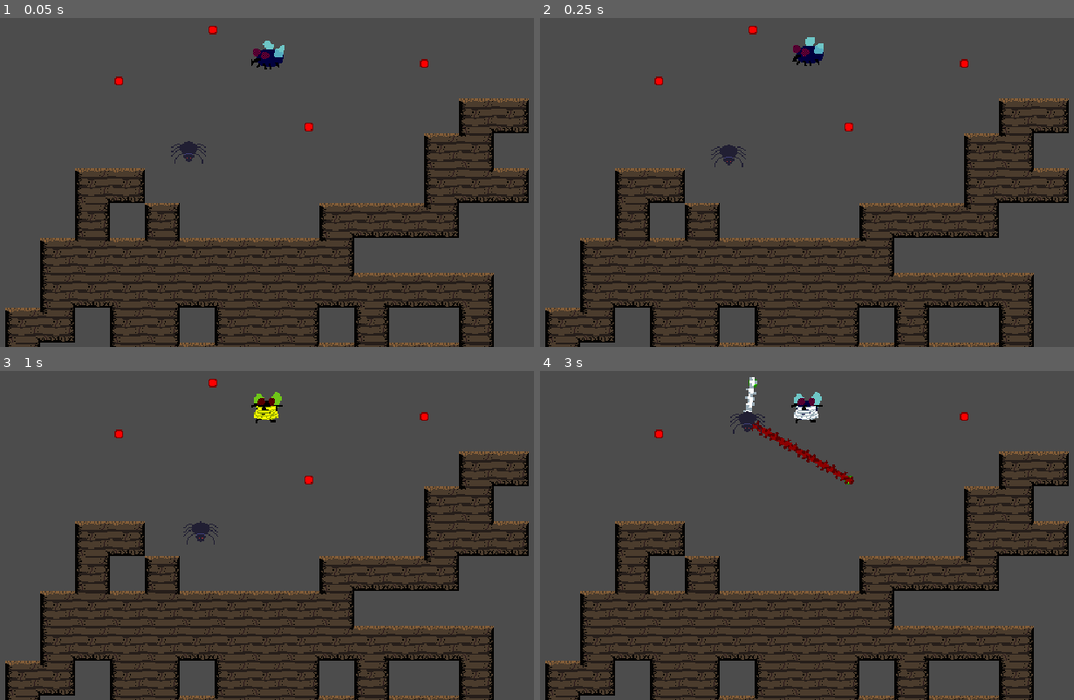
Above: before the commit, frames 1-4 (two rows, left to right).
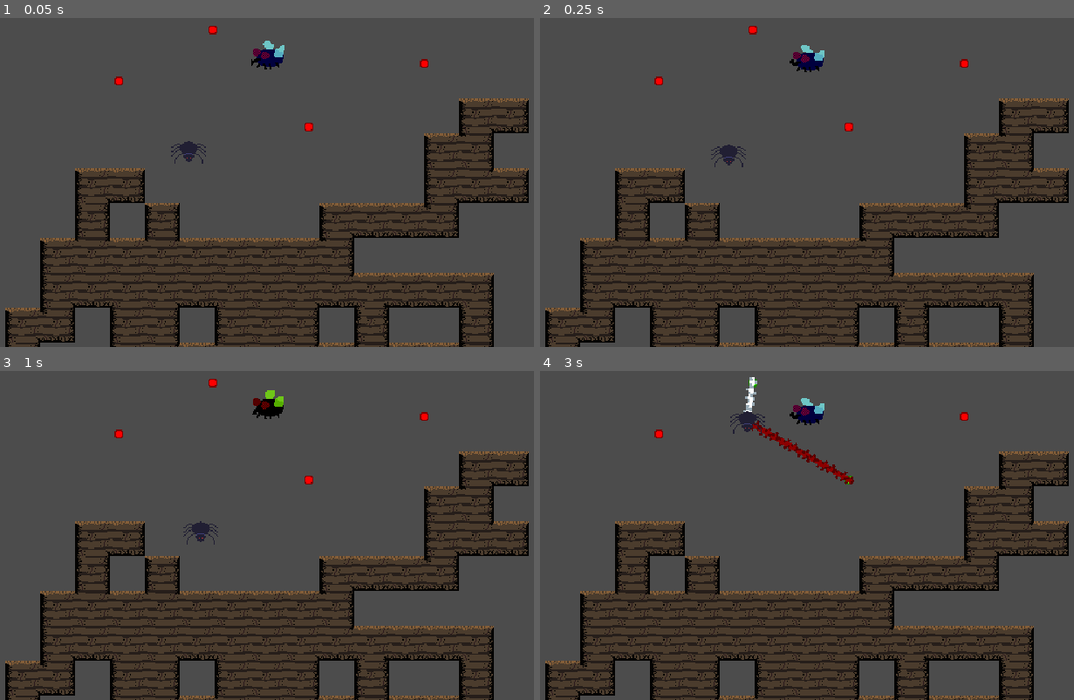
Above: after the commit, the same moments.

Repository: Heckin-Doggo/gmtk-game
Game: Godot game, scene res://levels/TestLevel.tscn
The game is run twice, just before and just after one commit, with the same random seed, the same clock (stepped at 60 frames per second) and the same inputs.
Inputs (mouse positions are in pixels of both pictures, inside the frame that each line leads up to):
- Up to frame 1 (0.05 s): no input
- Up to frame 2 (0.25 s): no input
- Up to frame 3 (1 s): tap Enter (ui_accept) at 0.5, 0.77 s; move the mouse to (267, 407) at 0.52 s; click (267, 407) at 0.67 s
- Up to frame 4 (3 s): move the mouse to (657, 433) at 1.27 s; click (657, 433) at 1.42 s; tap Enter (ui_accept) at 1.52 s; move the mouse to (753, 380) at 2.02 s; click (753, 380) at 2.17 s; move the mouse to (849, 479) at 2.77 s; click (849, 479) at 2.92 s

Frame 1 is identical in both runs. In frame 2, 0.4% of the frame differs, in the area x 46-54%, y 5-17%; in frame 3, 0.4%; in frame 4, 0.5%, in the area x 46-54%, y 6-17%.

Commit message:
animation fixes

Diff:
--- a/game/Fly.gd
+++ b/game/Fly.gd
@@ -21,8 +21,12 @@
 
 
 # Called every frame. 'delta' is the elapsed time since the previous frame.
-#func _process(delta):
-#	pass
+func _process(delta):
+	# animation handler
+	if connected_hook:
+		$AnimatedSprite.animation = "trapped"
+	else:
+		$AnimatedSprite.animation = "default"
 
 func _physics_process(delta):
 	var base_vector = Vector2(0,-weight*10)  # keeps the fly in the air.
@@ -64,9 +68,3 @@
 	elif event is InputEventMouseButton and event.pressed and event.button_index == BUTTON_LEFT and connected_hook:
 		get_parent().delete_hook(connected_hook.get_index())
 		connected_hook = null
-
-	# animation handler
-	if connected_hook:
-		$AnimatedSprite.animation = "trapped"
-	else:
-		$AnimatedSprite.animation = "default"
--- a/game/Fly.tscn
+++ b/game/Fly.tscn
@@ -49,7 +49,7 @@
 
 [node name="AnimatedSprite" type="AnimatedSprite" parent="."]
 frames = SubResource( 6 )
-frame = 3
+frame = 1
 playing = true
 
 [node name="RandomMovementTimer" type="Timer" parent="."]
